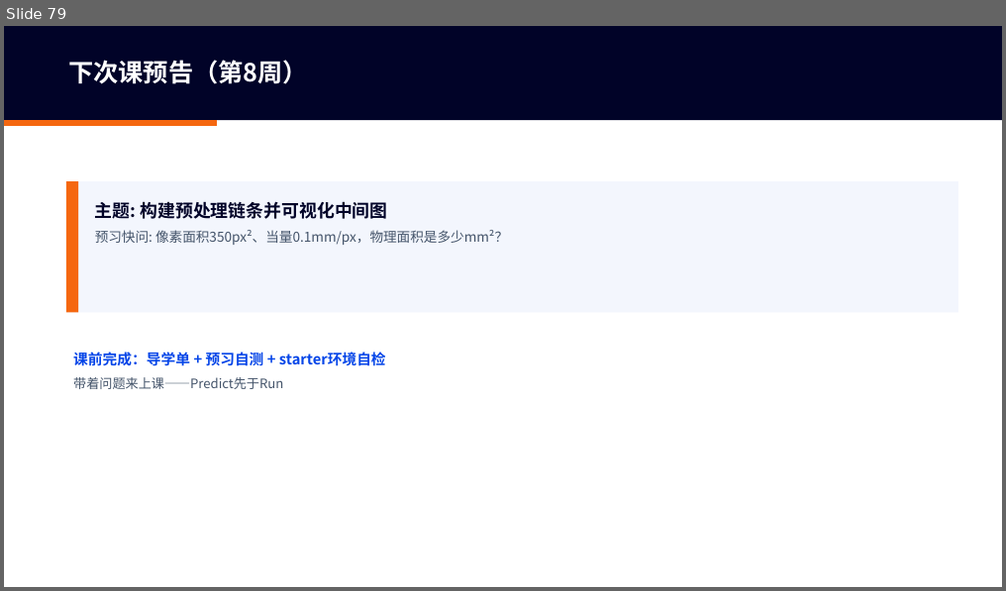
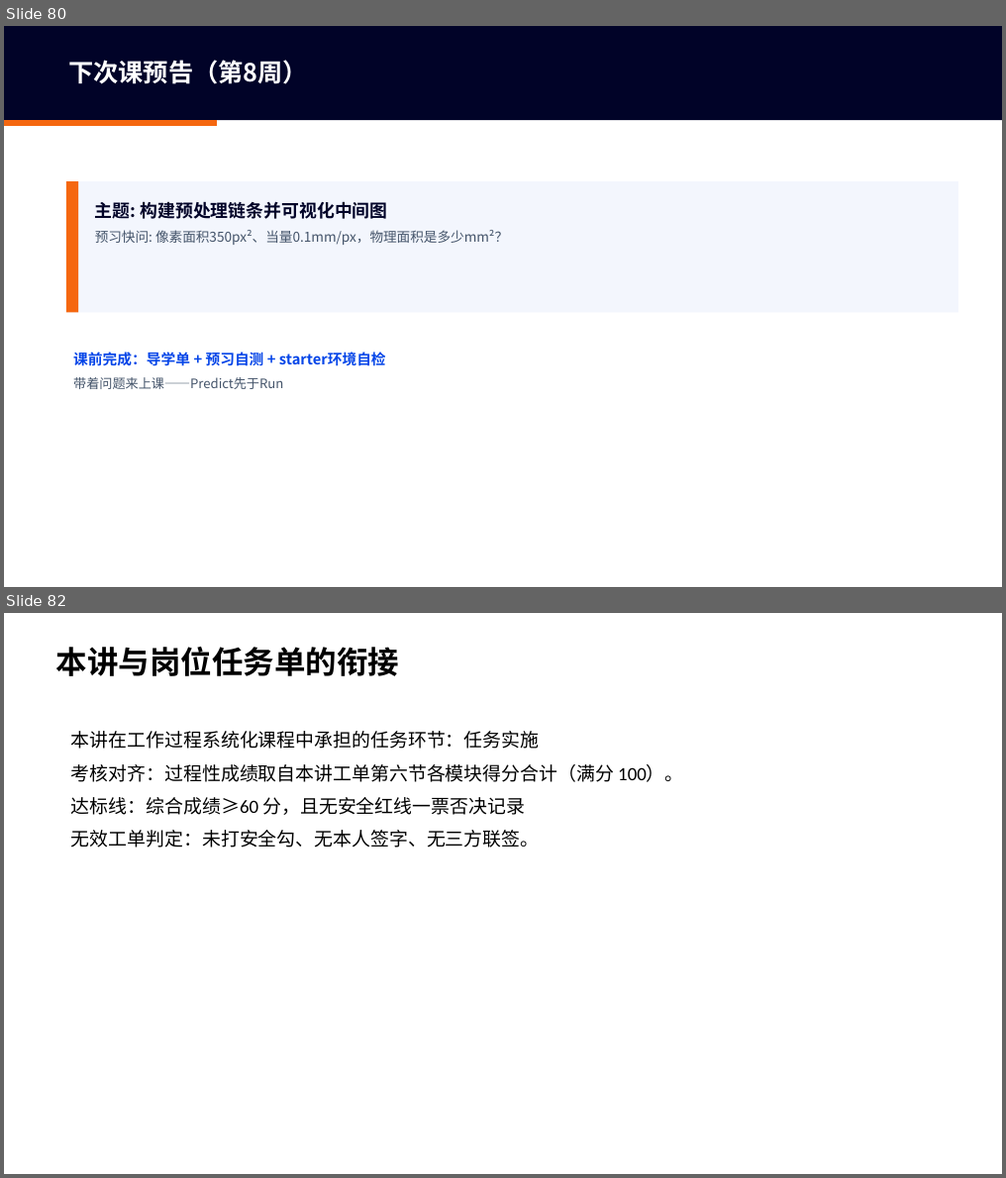
Before and after one commit to tianqiongenze/ai-application-foundations, a slide deck: 授课PPT/W07-第4次课-预知设备的剩余寿命.pptx. Shown one above the other, each under a label of ours: slide 79 before the commit, slides 80 and 82 after it; the slides between them are not shown. The pictures are 1006x591 and 1006x1178 pixels, drawn with LibreOffice and Linux fonts; fonts in the diff are those of the drawing. Boxes give left, top, right and bottom in pixels: in the first picture for what was removed or moved away, otherwise in the second. Text is boxed around its words. In the diff, an @@ line names an element or a change of style, - is before the commit and + after.

```diff
--- a/授课PPT/W07-第4次课-预知设备的剩余寿命.pptx
+++ b/授课PPT/W07-第4次课-预知设备的剩余寿命.pptx
@@ slide 82 added at (4, 613, 1002, 1174), background #FFFFFF @@
@@ text added at (56, 647, 399, 676), 30 pt, text #000000, bold @@
+本讲与岗位任务单的衔接
@@ text added at (71, 731, 684, 848), 18 pt, text #000000 @@
+本讲在工作过程系统化课程中承担的任务环节：任务实施
+考核对齐：过程性成绩取自本讲工单第六节各模块得分合计（满分 100）。
+达标线：综合成绩≥60 分，且无安全红线一票否决记录
+无效工单判定：未打安全勾、无本人签字、无三方联签。
@@ what was slide 79 is now slide 80 @@
```
Also in this commit, not shown: 2 other slides added, 48 other files.
